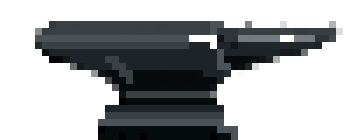
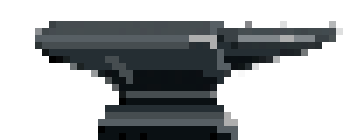
Layer changes from the first 364x140 image to the second:
painted on "Layer 2" over bbox(35, 21, 336, 140)
